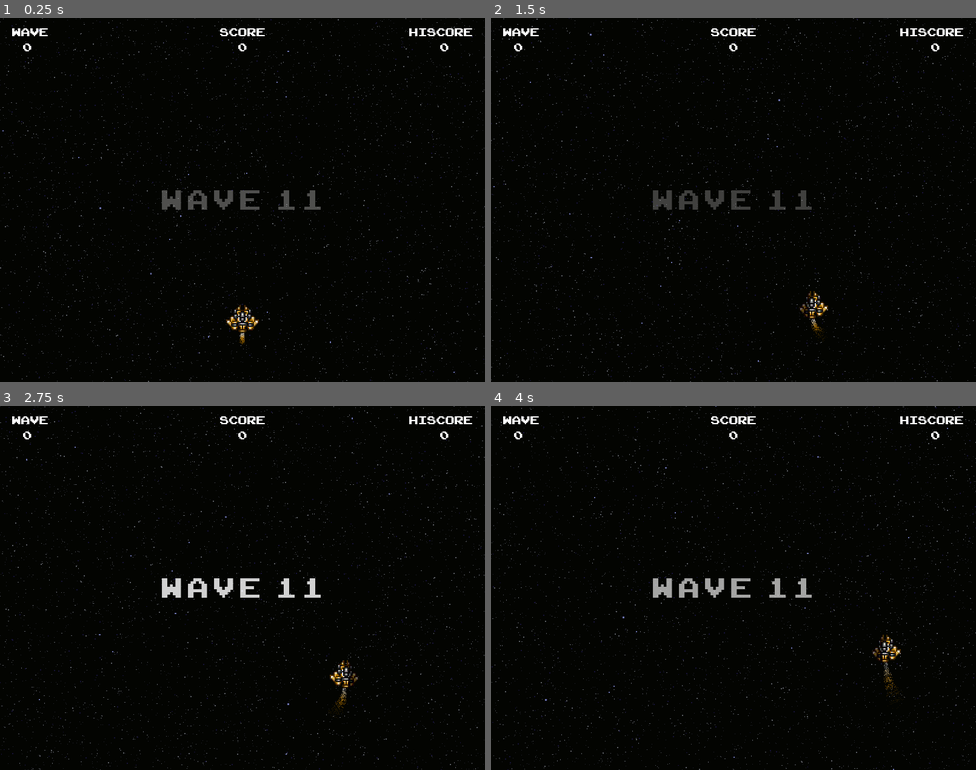
Above: before the commit, frames 1-4 (two rows, left to right).
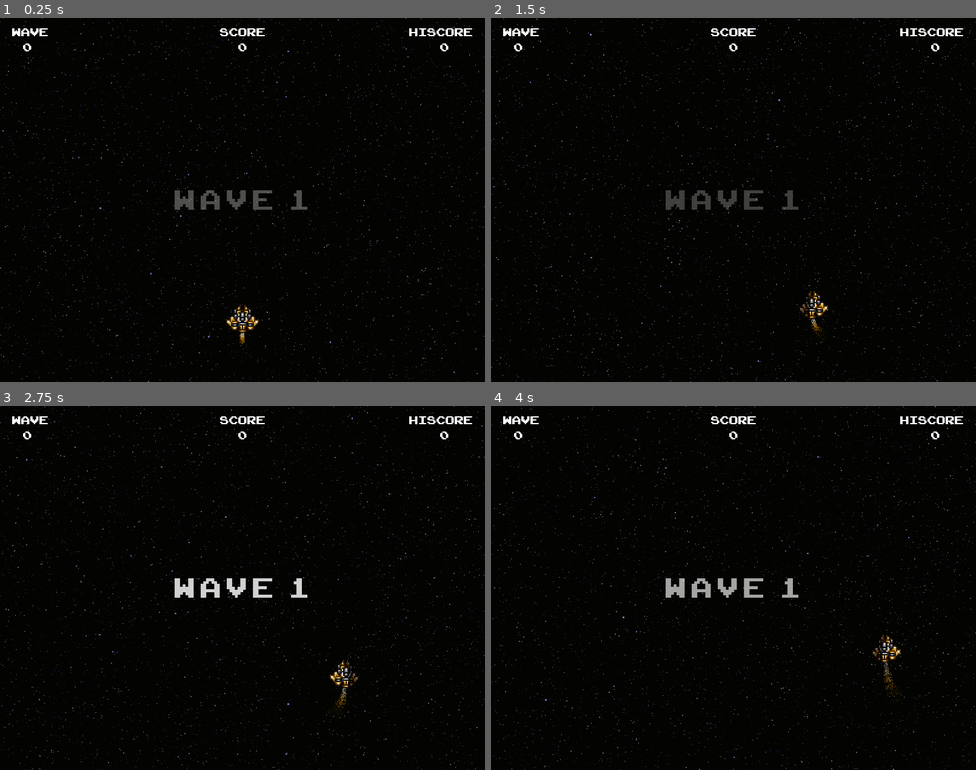
Above: after the commit, the same moments.

Repository: Villarrealized/invaders-godot
Game: Godot game, scene res://Main.tscn
Two runs of this game, one before a commit and one after it. Both use one fixed random seed, a clock stepped at 60 frames per second and the inputs below.
Inputs:
- Up to frame 1 (0.25 s): no input
- Up to frame 2 (1.5 s): tap Enter (ui_accept) at 0.5, 0.77 s; hold Right (ui_right) 0.53-1.28 s; hold Ctrl (fire) 0.53-1.28 s; hold Left (ui_left) from 1.28 s (still down); tap Ctrl (fire) at 1.35 s
- Up to frame 3 (2.75 s): tap Enter (ui_accept) at 1.52 s; release Left (ui_left) at 2.03 s; hold Right (ui_right) from 2.03 s (still down); hold Ctrl (fire) from 2.03 s (still down)
- Up to frame 4 (4 s): release Ctrl (fire) at 2.78 s; tap Ctrl (fire) at 2.85 s; tap Enter (ui_accept) at 3.02, 3.77 s; release Right (ui_right) at 3.53 s; hold Left (ui_left) from 3.53 s (still down); hold Ctrl (fire) from 3.53 s (still down)

The runs differ from the first frame. In frame 1, 0.8% of the frame differs, in the area x 33-67%, y 47-53%; in frame 2, 0.7%; in frame 3, 0.8%; in frame 4, 0.8%.

Commit message:
Add fullscreen option

Diff:
--- a/Main.gd
+++ b/Main.gd
@@ -52,6 +52,9 @@
 func _process(delta):
 	if Input.is_action_pressed("quit"):
 		get_tree().quit()
+
+	if Input.is_action_just_released("toggle_fullscreen"):
+			OS.window_fullscreen = !OS.window_fullscreen
 
 	aliens = get_tree().get_nodes_in_group('aliens')
 	alien_weapons = get_tree().get_nodes_in_group('alien_weapons')
--- a/Main.tscn
+++ b/Main.tscn
@@ -40,7 +40,6 @@
 Starfield2 = ExtResource( 6 )
 Starfield3 = ExtResource( 7 )
 Starfield4 = ExtResource( 8 )
-wave = 10
 
 [node name="ColorRect" type="ColorRect" parent="."]
 margin_right = 800.0
--- a/project.godot
+++ b/project.godot
@@ -68,6 +68,11 @@
 "events": [ Object(InputEventKey,"resource_local_to_scene":false,"resource_name":"","device":0,"alt":false,"shift":false,"control":false,"meta":false,"command":false,"pressed":false,"scancode":16777217,"unicode":0,"echo":false,"script":null)
  ]
 }
+toggle_fullscreen={
+"deadzone": 0.5,
+"events": [ Object(InputEventKey,"resource_local_to_scene":false,"resource_name":"","device":0,"alt":true,"shift":false,"control":false,"meta":false,"command":false,"pressed":false,"scancode":16777221,"unicode":0,"echo":false,"script":null)
+ ]
+}
 
 [physics]
 
Not shown, changed: .DS_Store
